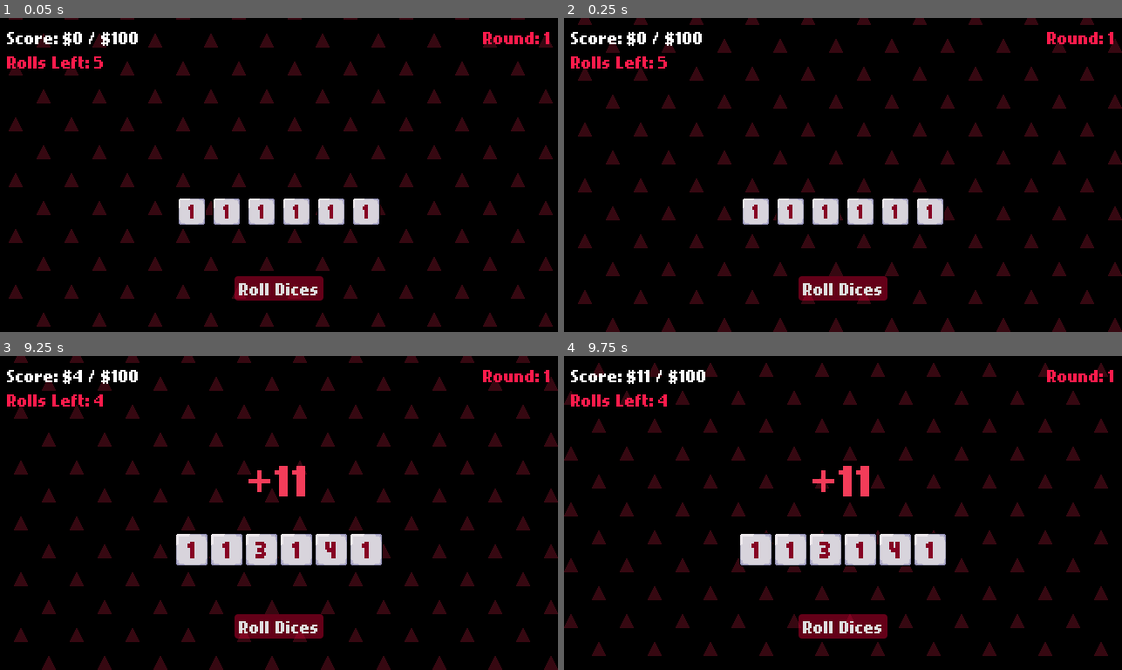
Above: before the commit, frames 1-4 (two rows, left to right).
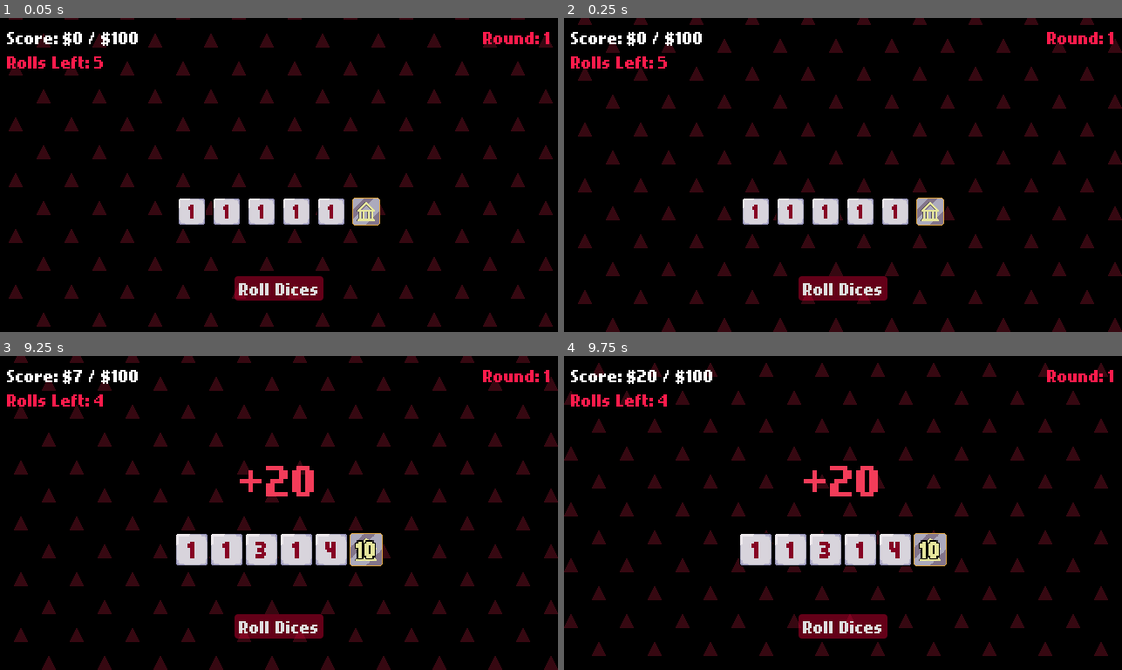
Above: after the commit, the same moments.

Repository: Neo-Ciber94/hell_dice_prototype
Game: Godot game, scene res://common/board/board.tscn
The game is run twice, just before and just after one commit, with the same random seed, the same clock (stepped at 60 frames per second) and the same inputs.
Inputs (mouse positions are in pixels of both pictures, inside the frame that each line leads up to):
- Up to frame 1 (0.05 s): no input
- Up to frame 2 (0.25 s): no input
- Up to frame 3 (9.25 s): click (189, 550) at 0.5 s; click (228, 550) at 1.25 s; click (262, 550) at 2 s; click (295, 550) at 2.75 s; click (329, 550) at 3.5 s; click (368, 550) at 4.25 s; click "Roll Dices" at 5 s; click (189, 550) at 5.75 s; click (228, 550) at 6.5 s; click (262, 550) at 7.25 s; click (295, 550) at 8 s; click (329, 550) at 8.75 s
- Up to frame 4 (9.75 s): click (932, 550) at 9.5 s

The runs differ from the first frame. In frame 1, 0.4% of the frame differs, in the area x 63-69%, y 57-67%; in frame 2, 0.4%; in frame 3, 1.2%; in frame 4, 1.5%, in the area x 13-69%, y 4-67%.

Commit message:
Add bank dice

Diff:
--- a/common/board/board.tscn
+++ b/common/board/board.tscn
@@ -7,6 +7,7 @@
 [ext_resource type="Script" uid="uid://c3x0hnkjatabx" path="res://common/dice/dices/regular_dice/regular_dice.gd" id="5_2hp0k"]
 [ext_resource type="PackedScene" uid="uid://cjluvk3eo44bo" path="res://common/screens/game_over/game_over_screen.tscn" id="5_87ad3"]
 [ext_resource type="PackedScene" uid="uid://dh2lwt5tyi7q2" path="res://common/screens/win_screen/win_screen.tscn" id="6_7mm28"]
+[ext_resource type="Resource" uid="uid://nm1ufbx1t8gm" path="res://common/dice/dices/bank_dice/bank_dice.tres" id="6_axvh3"]
 [ext_resource type="PackedScene" uid="uid://cd83tm6vvulaw" path="res://common/screens/dice_selection_screen/dice_selection_screen.tscn" id="9_axvh3"]
 
 [sub_resource type="AtlasTexture" id="AtlasTexture_2hp0k"]
@@ -66,18 +67,6 @@
 dice_name = "Regular Dice"
 dice_description = "Just a regular dice"
 dice_texture = SubResource("AtlasTexture_7hws1")
-dice_text_color = Color(0.5247766, 0.009047486, 0.1367926, 1)
-metadata/_custom_type_script = "uid://c3x0hnkjatabx"
-
-[sub_resource type="AtlasTexture" id="AtlasTexture_30y31"]
-atlas = ExtResource("4_2hp0k")
-region = Rect2(0, 0, 32, 32)
-
-[sub_resource type="Resource" id="Resource_xfj07"]
-script = ExtResource("5_2hp0k")
-dice_name = "Regular Dice"
-dice_description = "Just a regular dice"
-dice_texture = SubResource("AtlasTexture_30y31")
 dice_text_color = Color(0.5247766, 0.009047486, 0.1367926, 1)
 metadata/_custom_type_script = "uid://c3x0hnkjatabx"
 
@@ -259,7 +248,7 @@
 
 [node name="Dice6" parent="MarginContainer/RollArea/CenterContainer/DiceContainer" instance=ExtResource("1_con10")]
 layout_mode = 2
-dice = SubResource("Resource_xfj07")
+dice = ExtResource("6_axvh3")
 
 [node name="MarginContainer" type="MarginContainer" parent="MarginContainer/RollArea"]
 layout_mode = 2
--- a/common/dice/dice.gd
+++ b/common/dice/dice.gd
@@ -8,7 +8,7 @@
 	FIRST = 1,
 	EARLY = 2,
 	#MID = 5,
-	#LATE = 9,
+	LATE = 9,
 	LAST = 10
 }
 
@@ -17,6 +17,8 @@
 @export_multiline var dice_description: String;
 @export var dice_texture: Texture2D;
 @export var dice_text_color: Color = Color.from_string("#860223", Color.DARK_RED)
+@export var dice_outline_size: int = 0;
+@export var dice_outline_color: Color = Color.BLACK
 
 @export_group("Selectable")
 @export var is_selectable: bool = true;
--- a/common/dice/dice_ui.gd
+++ b/common/dice/dice_ui.gd
@@ -45,6 +45,8 @@
 
 	container.texture = dice.dice_texture;
 	value_label.add_theme_color_override("font_color", dice.dice_text_color)
+	value_label.add_theme_constant_override("outline_size", dice.dice_outline_size)
+	value_label.add_theme_color_override("font_outline_color", dice.dice_outline_color)
 
 func _set_side(side: DiceSide, animate: bool = false) -> void:
 	if animate:
--- a/common/dice/dice_ui.tscn
+++ b/common/dice/dice_ui.tscn
@@ -44,6 +44,7 @@
 grow_vertical = 2
 size_flags_vertical = 1
 theme_override_colors/font_color = Color(0.64256185, 0, 0.16064046, 1)
+theme_override_colors/font_outline_color = Color(0, 0, 0, 1)
 theme_override_fonts/font = ExtResource("3_exfdy")
 theme_override_font_sizes/font_size = 32
 text = "1"
--- /dev/null
+++ b/common/dice/dices/bank_dice/bank_dice.gd
@@ -0,0 +1,40 @@
+@tool
+class_name BankDice
+extends Dice
+
+var _value: int = 0;
+
+func on_roll_start(_board: Board) -> void:
+	_value = 0;
+
+func on_roll_finished(board: Board) -> void:
+	_value = 0;
+
+	for dice_ui in board.dices_ui:
+		if dice_ui.dice != self:
+			_value += dice_ui.dice.get_dice_value()
+
+	changed.emit()
+
+func roll_dice(_rng: RNG) -> void:
+	pass
+
+func get_dice_value() -> int:
+	return _value;
+
+func get_dice_sides() -> Array[DiceSide]:
+	var result : Array[DiceSide] = []
+	result.resize(6)
+
+	if _value == 0:
+		result.fill(DiceSide.new(0, ""))
+	else:
+		result.fill(DiceSide.new(_value, str(_value)))
+
+	return result;
+
+func get_dice_order() -> Order:
+	return Order.EARLY
+
+func calculate_dice_score(_board: Board, accumulated_score: int) -> int:
+	return accumulated_score + _value;
--- /dev/null
+++ b/common/dice/dices/bank_dice/bank_dice.tres
@@ -0,0 +1,17 @@
+[gd_resource type="Resource" script_class="BankDice" load_steps=4 format=3 uid="uid://nm1ufbx1t8gm"]
+
+[ext_resource type="Texture2D" uid="uid://bn06wbr3vqiie" path="res://common/dice/art/dices.png" id="1_dvoti"]
+[ext_resource type="Script" uid="uid://crm7wqyuihxe6" path="res://common/dice/dices/bank_dice/bank_dice.gd" id="1_tklvu"]
+
+[sub_resource type="AtlasTexture" id="AtlasTexture_iqsw0"]
+atlas = ExtResource("1_dvoti")
+region = Rect2(0, 32, 32, 32)
+
+[resource]
+script = ExtResource("1_tklvu")
+dice_name = "Bank Dice"
+dice_description = "This dice value is equals to the sum of all the other dices."
+dice_texture = SubResource("AtlasTexture_iqsw0")
+dice_text_color = Color(0.9019608, 0.9019608, 0.6117647, 1)
+dice_outline_size = 4
+metadata/_custom_type_script = "uid://crm7wqyuihxe6"
--- a/common/dice/dices/mirror_dice/mirror_dice.gd
+++ b/common/dice/dices/mirror_dice/mirror_dice.gd
@@ -35,4 +35,4 @@
 	return _value;
 
 func get_dice_order() -> Order:
-	return Order.LAST
+	return Order.EARLY
Not shown: 1 places in common/board/board.tscn that only renumber resources
Binary file changed: common/dice/art/dices.aseprite
Binary file changed: common/dice/art/dices.png
Not shown, added: common/dice/dices/bank_dice/bank_dice.gd.uid
